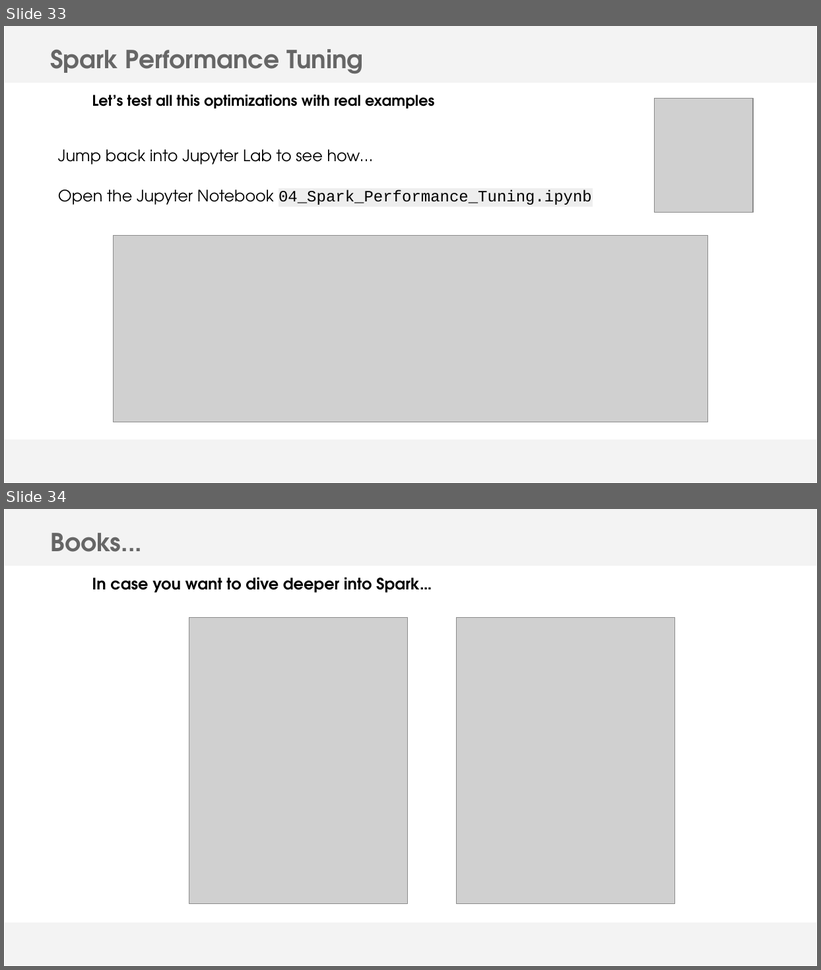
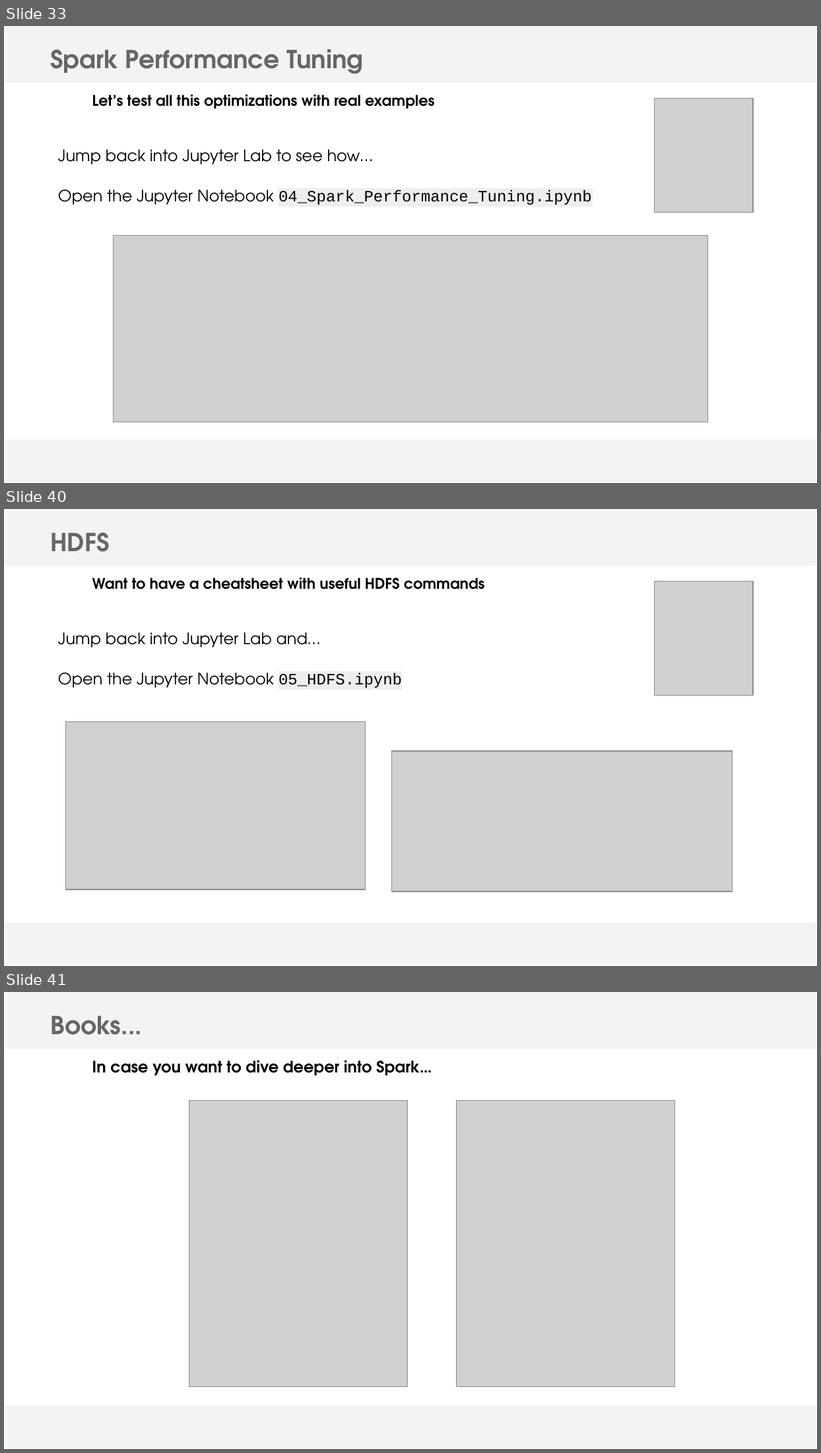
Before and after one commit to amarchan-stratio/spark-course, a slide deck: [NUMA 7.0] Spark Course.pptx. Shown one above the other, each under a label of ours: slides 33 and 34 before the commit, slides 33, 40 and 41 after it; the slides between them are not shown. The pictures are 821x970 and 821x1453 pixels, drawn with LibreOffice and Linux fonts; fonts in the diff are those of the drawing; grey boxes stand for pictures; background and template pictures are left out. Boxes give left, top, right and bottom in pixels: in the first picture for what was removed or moved away, otherwise in the second. Text is boxed around its words. In the diff, an @@ line names an element or a change of style, - is before the commit and + after.

Commit message:
Added HDFS notebook + slides

```diff
--- a/[NUMA 7.0] Spark Course.pptx
+++ b/[NUMA 7.0] Spark Course.pptx
@@ slide 40 added at [4, 509, 817, 966], background #FFFFFF; not listed: 2 template elements that a slide beside it also shows @@
@@ text added at [50, 532, 109, 552], 22 pt, text #666666, bold @@
+HDFS
@@ text added at [92, 578, 485, 590], 13 pt, text #000000, bold @@
+Want to have a cheatsheet with useful HDFS commands
@@ picture added at [655, 582, 753, 695] @@
@@ text added at [58, 632, 321, 648], 14 pt, text #000000 @@
+Jump back into Jupyter Lab and…
@@ text added at [58, 673, 402, 688], 14 pt, text #000000 @@
+Open the Jupyter Notebook 05_HDFS.ipynb
@@ picture added at [66, 722, 366, 890] @@
@@ picture added at [392, 751, 733, 892] @@
@@ what was slide 34 is now slide 41 @@
```
Also in this commit, not shown: 6 other slides added, 8 other files.
